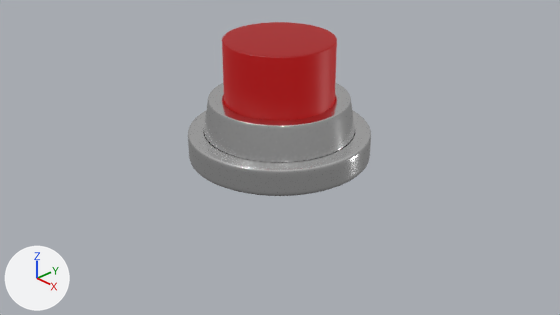
An edit to the Blender file Assets/Models/button.blend, drawn before and after from the same camera.
The view is the same before and after, from the file's camera 'Camera'. Every picture has the same lights, and +X, +Y and +Z are marked at lower left.
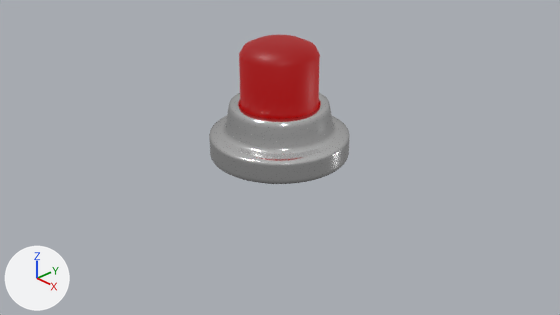
Where the change shows, as pixel boxes [x1, y1, x2, y2] in the pictures (560 x 315 px):
'Circle', deleted
    before: [188, 83, 371, 196]
'Circle.001', reshaped, moved, rescaled (29% narrower, 14% shorter)
    before: [222, 22, 337, 120]
    after: [239, 35, 320, 119]
'Circle.002', added
    after: [209, 93, 349, 184]
part 1 of me_circle_001, deleted
    before: [222, 22, 337, 120]
part 2 of me_circle_001, added
    after: [239, 35, 320, 119]

Patch to the scene script:
```diff
--- a/Assets/Models/button.blend.py
+++ b/Assets/Models/button.blend.py
@@ me_circle_001 @@
 # used by ob_circle_001; location = (0.0, 0.0, 0.693); scale = (0.778, 0.778, 3.45)
-me_circle_001.from_pydata(...)  # 2818 vertices, 2816 faces; spans x -0.99..0.99, y -0.99..0.99, z -0.01..0.3
+me_circle_001.from_pydata(...)  # 320 vertices, 258 faces; spans x -1.0..1.0, y -1.0..1.0, z 3.57..4.13
+# me_circle_001 part 1: 2818 vertices removed from x -0.99..0.99, y -0.99..0.99, z -0.01..0.3
+# me_circle_001 part 2: 320 vertices added at x -1.0..1.0, y -1.0..1.0, z 3.57..4.13
 me_circle_001.materials.append(mat_material_002)
@@ me_circle_005 @@
+me_circle_005.from_pydata(...)  # 3714 vertices, 3712 faces; spans x -1.0..1.0, y -1.0..1.0, z -0.02..0.78
+me_circle_005.polygons.foreach_set('use_smooth', [True] * 3712)
+me_circle_005.materials.append(mat_material_001)  # white #e7e7e7
@@ ob_circle @@
-ob_circle = bpy.data.objects.new('Circle', me_circle)
-ob_circle.location = (0.0, 0.0, 0.0)
-ob_circle.scale = (1.0, 1.0, 1.22)
@@ ob_circle_001 @@
 ob_circle_001 = bpy.data.objects.new('Circle.001', me_circle_001)
-ob_circle_001.location = (0.0, 0.0, 0.693)
-ob_circle_001.scale = (0.778, 0.778, 3.45)
+ob_circle_001.location = (0.0, 0.0, -6.383)
+ob_circle_001.scale = (0.547, 0.547, 1.96)
@@ ob_circle_002 @@
+ob_circle_002 = bpy.data.objects.new('Circle.002', me_circle_005)
+ob_circle_002.location = (0.0, 0.0, 0.028)
```
